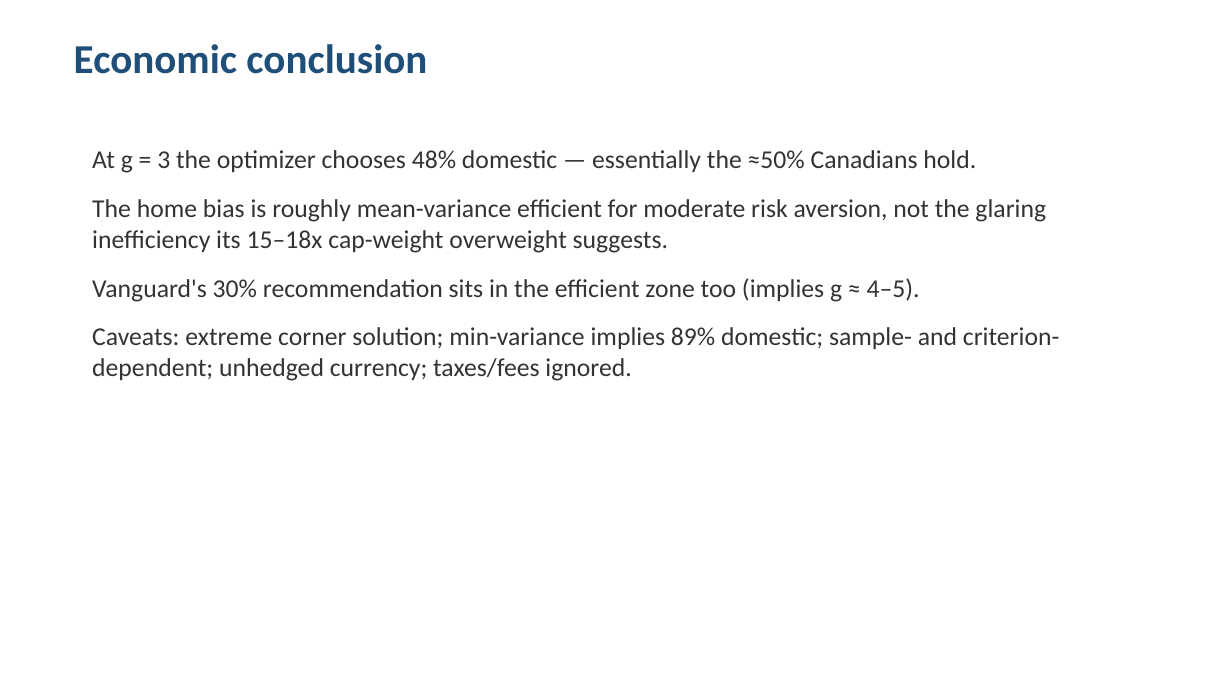
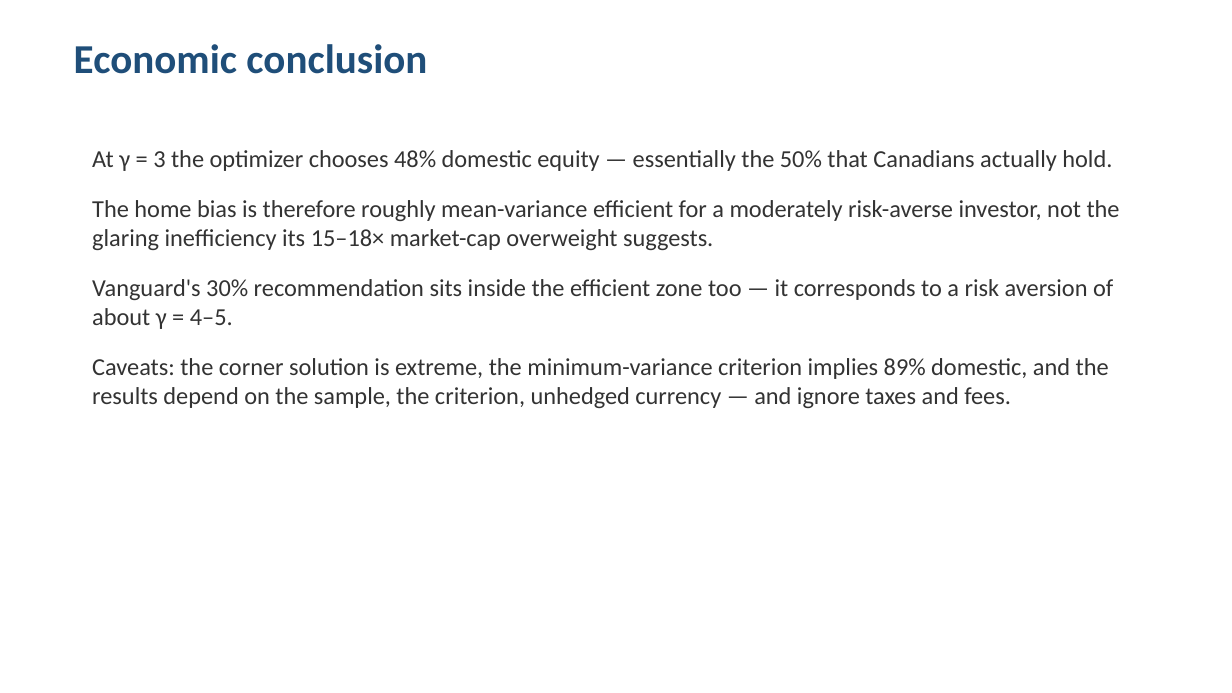
Before and after one commit to faketut/cfm301-project1-efficient-portfolio, a slide deck: slide 7 of presentation/deck.pptx. Drawn at 1232x693 pixels with LibreOffice and Linux fonts; fonts in the diff are those of the drawing. Boxes give left, top, right and bottom in pixels: in the first picture for what was removed or moved away, otherwise in the second. Text is boxed around its words. In the diff, an @@ line names an element or a change of style, - is before the commit and + after.

Commit message:
Fix frontier to efficient upper branch; full-sentence deck; larger frontier slide figure

```diff
--- a/presentation/deck.pptx
+++ b/presentation/deck.pptx
@@ text at (x1=92, y1=150, x2=1120, y2=408): text changed; size 20 to 19 pt @@
-At g = 3 the optimizer chooses 48% domestic — essentially the ≈50% Canadians hold.
-The home bias is roughly mean-variance efficient for moderate risk aversion, not the glaring inefficiency its 15–18x cap-weight overweight suggests.
-Vanguard's 30% recommendation sits in the efficient zone too (implies g ≈ 4–5).
-Caveats: extreme corner solution; min-variance implies 89% domestic; sample- and criterion-dependent; unhedged currency; taxes/fees ignored.
+At γ = 3 the optimizer chooses 48% domestic equity — essentially the 50% that Canadians actually hold.
+The home bias is therefore roughly mean-variance efficient for a moderately risk-averse investor, not the glaring inefficiency its 15–18× market-cap overweight suggests.
+Vanguard's 30% recommendation sits inside the efficient zone too — it corresponds to a risk aversion of about γ = 4–5.
+Caveats: the corner solution is extreme, the minimum-variance criterion implies 89% domestic, and the results depend on the sample, the criterion, unhedged currency — and ignore taxes and fees.
```
Also in this commit, not shown: 6 other slides changed, 6 other files.
